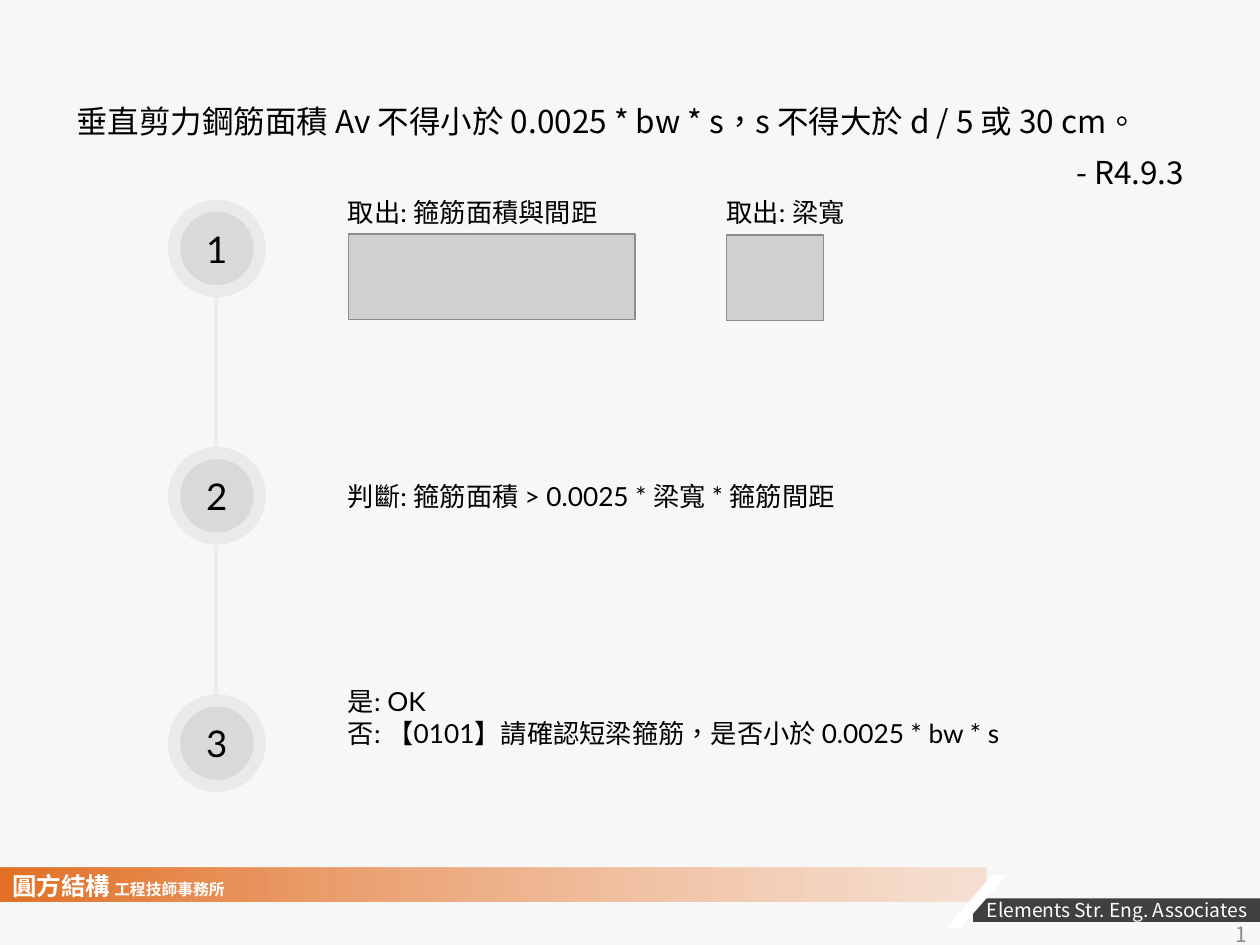
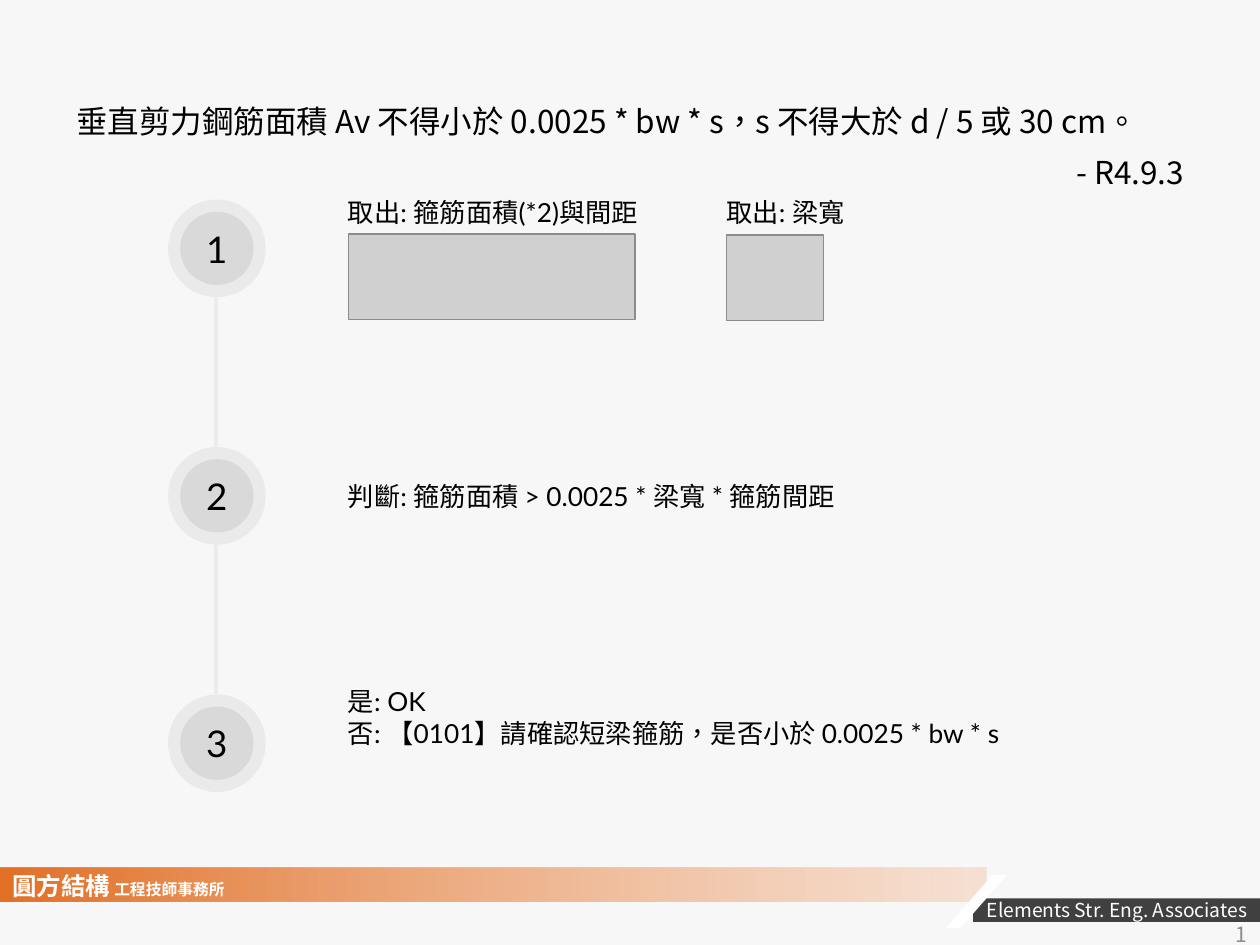
Before and after one commit to skyran1278/VbaProject, a slide deck: slide 1 of 20170524_RCScan/2018-1207 RC SCAN 說明文件.pptx. Drawn at 1260x945 pixels with LibreOffice and Linux fonts; fonts in the diff are those of the drawing; grey boxes stand for pictures; background and template pictures are left out. Boxes give left, top, right and bottom in pixels: in the first picture for what was removed or moved away, otherwise in the second. Text is boxed around its words. In the diff, an @@ line names an element or a change of style, - is before the commit and + after.

```diff
--- a/20170524_RCScan/2018-1207 RC SCAN 說明文件.pptx
+++ b/20170524_RCScan/2018-1207 RC SCAN 說明文件.pptx
@@ text at [348, 200, 638, 226]: text changed @@
-取出: 箍筋面積與間距
+取出: 箍筋面積(*2)與間距
```
Also in this commit, not shown: 1 other slide changed, 4 slides added, 1 other file.
